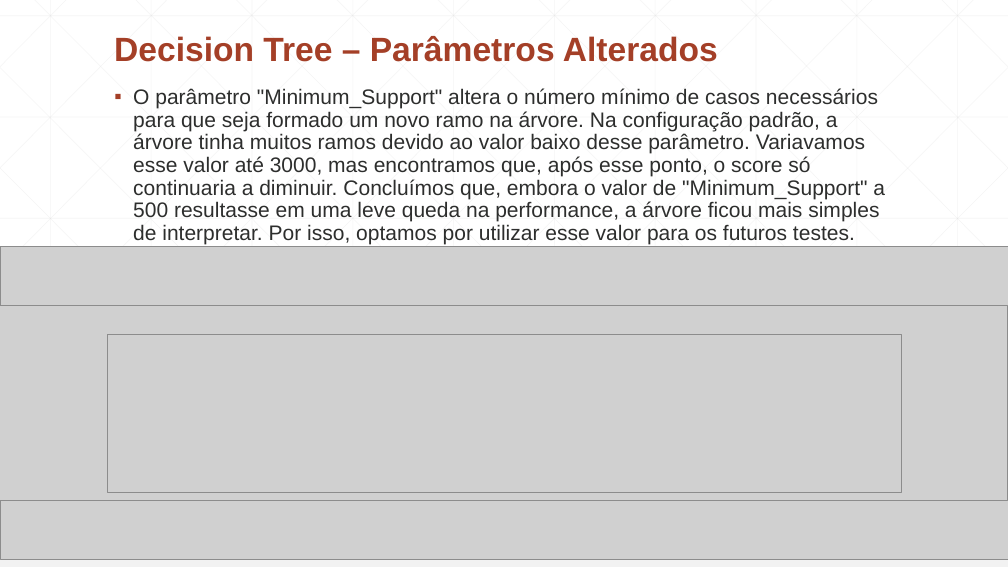
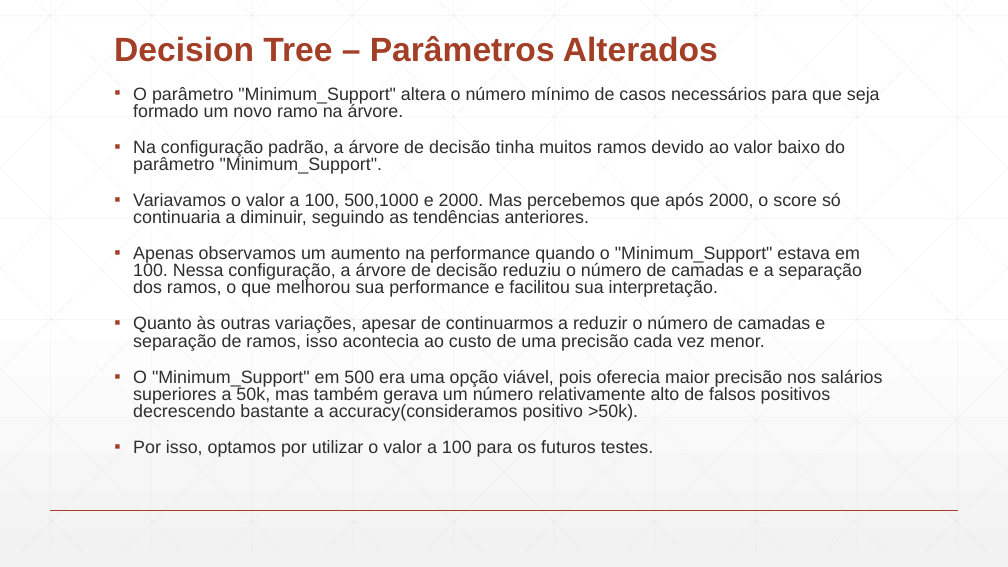
Before and after one commit to Paulitchos/SI_2_TP, a slide deck: slide 6 of Parte_2/DataMining.pptx (slide 5 before the commit). Drawn at 1008x567 pixels with LibreOffice and Linux fonts; fonts in the diff are those of the drawing; grey boxes stand for pictures. Boxes give left, top, right and bottom in pixels: in the first picture for what was removed or moved away, otherwise in the second. Text is boxed around its words. In the diff, an @@ line names an element or a change of style, - is before the commit and + after.

```diff
--- a/Parte_2/DataMining.pptx
+++ b/Parte_2/DataMining.pptx
@@ text at [133,87,883,457]: text changed; size 20 to 17 pt @@
-▪ O parâmetro "Minimum_Support" altera o número mínimo de casos necessários para que seja formado um novo ramo na árvore. Na configuração padrão, a árvore tinha muitos ramos devido ao valor baixo desse parâmetro. Variavamos esse valor até 3000, mas encontramos que, após esse ponto, o score só continuaria a diminuir. Concluímos que, embora o valor de "Minimum_Support" a 500 resultasse em uma leve queda na performance, a árvore ficou mais simples de interpretar. Por isso, optamos por utilizar esse valor para os futuros testes.
+▪ O parâmetro "Minimum_Support" altera o número mínimo de casos necessários para que seja formado um novo ramo na árvore.
+▪ Na configuração padrão, a árvore de decisão tinha muitos ramos devido ao valor baixo do parâmetro "Minimum_Support".
+▪ Variavamos o valor a 100, 500,1000 e 2000. Mas percebemos que após 2000, o score só continuaria a diminuir, seguindo as tendências anteriores.
+▪ Apenas observamos um aumento na performance quando o "Minimum_Support" estava em 100. Nessa configuração, a árvore de decisão reduziu o número de camadas e a separação dos ramos, o que melhorou sua performance e facilitou sua interpretação.
+▪ Quanto às outras variações, apesar de continuarmos a reduzir o número de camadas e separação de ramos, isso acontecia ao custo de uma precisão cada vez menor.
+▪ O "Minimum_Support" em 500 era uma opção viável, pois oferecia maior precisão nos salários superiores a 50k, mas também gerava um número relativamente alto de falsos positivos decrescendo bastante a accuracy(consideramos positivo >50k).
+▪ Por isso, optamos por utilizar o valor a 100 para os futuros testes.
@@ picture removed at [0,247,1008,560] @@
@@ picture removed at [0,306,1007,501] @@
@@ picture removed at [107,334,901,492] @@
@@ line added from (51, 510) to (958, 510), #A43F27 1 pt @@
```
Also in this commit, not shown: 7 other slides changed, 6 slides added, 3 other files.
